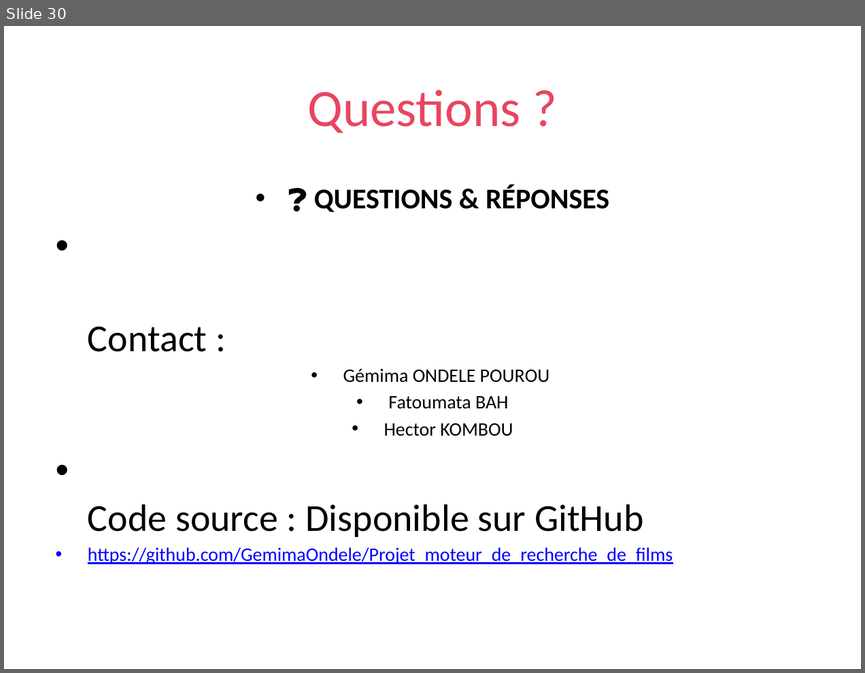
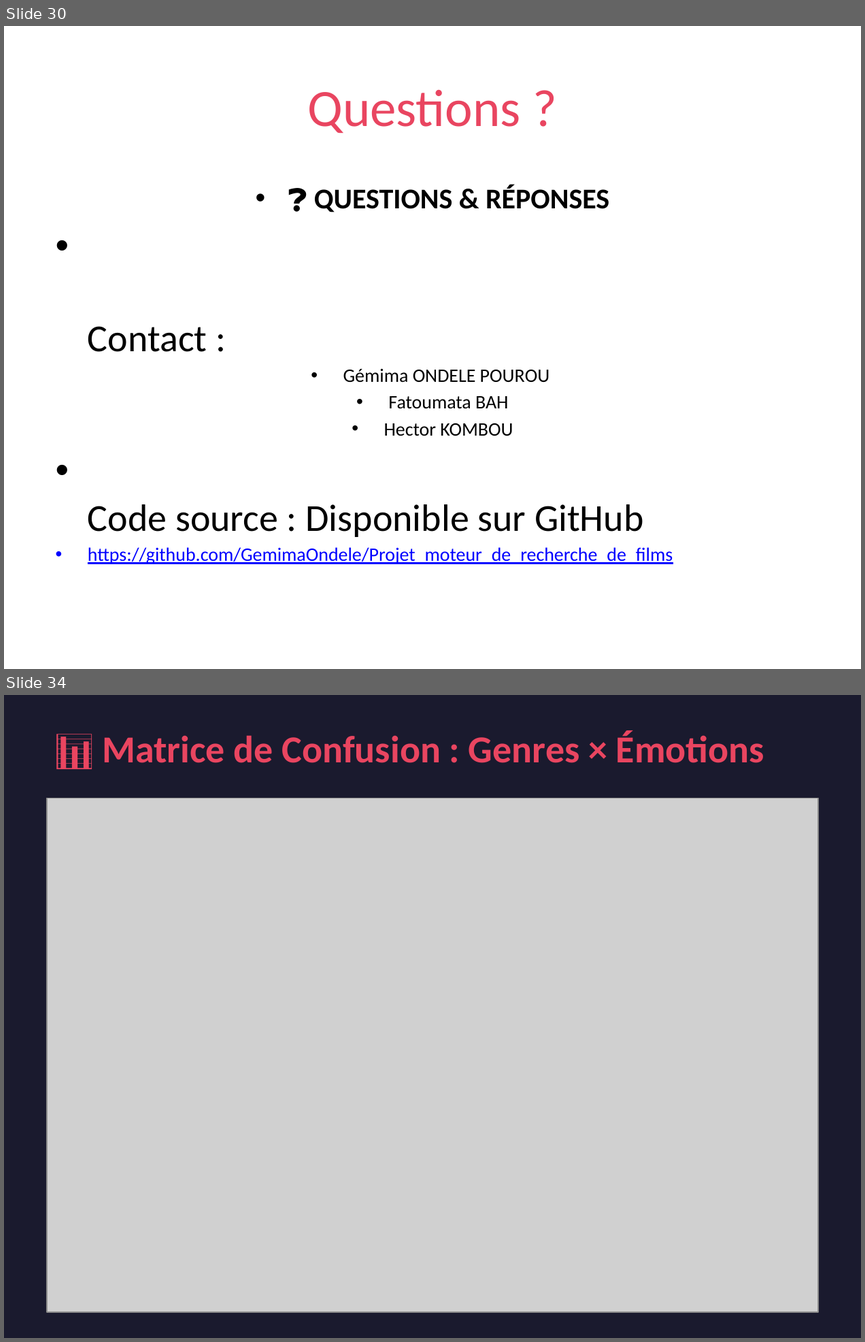
Before and after one commit to GemimaOndele/Projet_moteur_de_recherche_de_films, a slide deck: MovieMood_Presentation.pptx. Shown one above the other, each under a label of ours: slide 30 before the commit, slides 30 and 34 after it; the slides between them are not shown. The pictures are 865x673 and 865x1342 pixels, drawn with LibreOffice and Linux fonts; fonts in the diff are those of the drawing; grey boxes stand for pictures. Boxes give left, top, right and bottom in pixels: in the first picture for what was removed or moved away, otherwise in the second. Text is boxed around its words. In the diff, an @@ line names an element or a change of style, - is before the commit and + after.

```diff
--- a/MovieMood_Presentation.pptx
+++ b/MovieMood_Presentation.pptx
@@ slide 34 added at <box>4,695,861,1338</box>, background #1A1A2E @@
@@ text added at <box>102,731,764,763</box>, 32 pt, text #E94560, bold @@
+📊 Matrice de Confusion : Genres × Émotions
@@ picture added at <box>47,798,818,1312</box> @@
```
Also in this commit, not shown: 1 slide changed, 11 other slides added, 10 other files.
